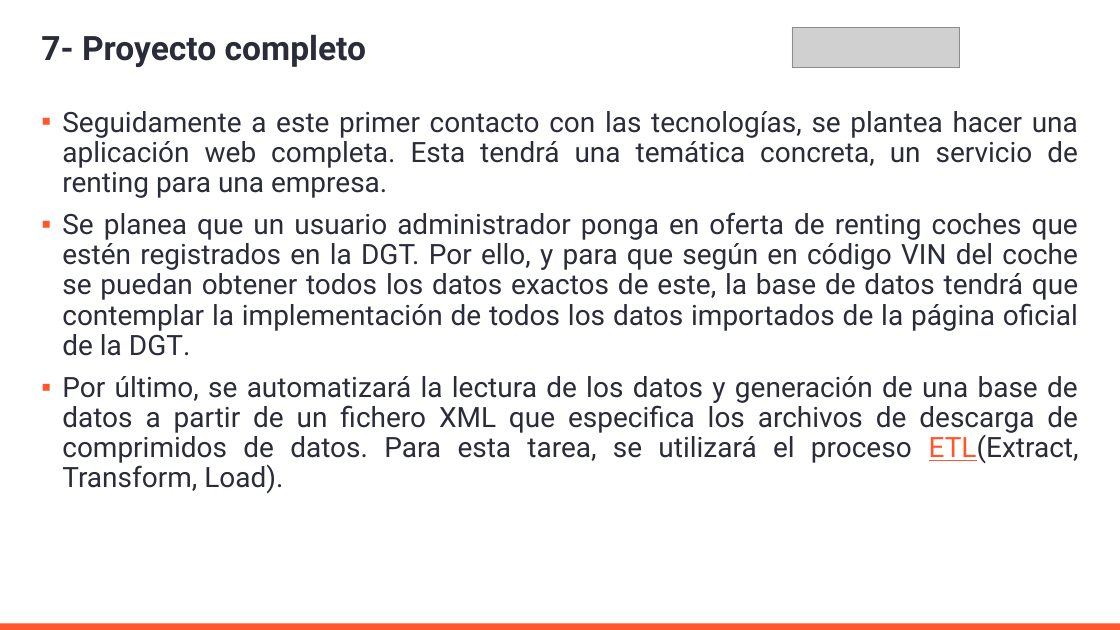
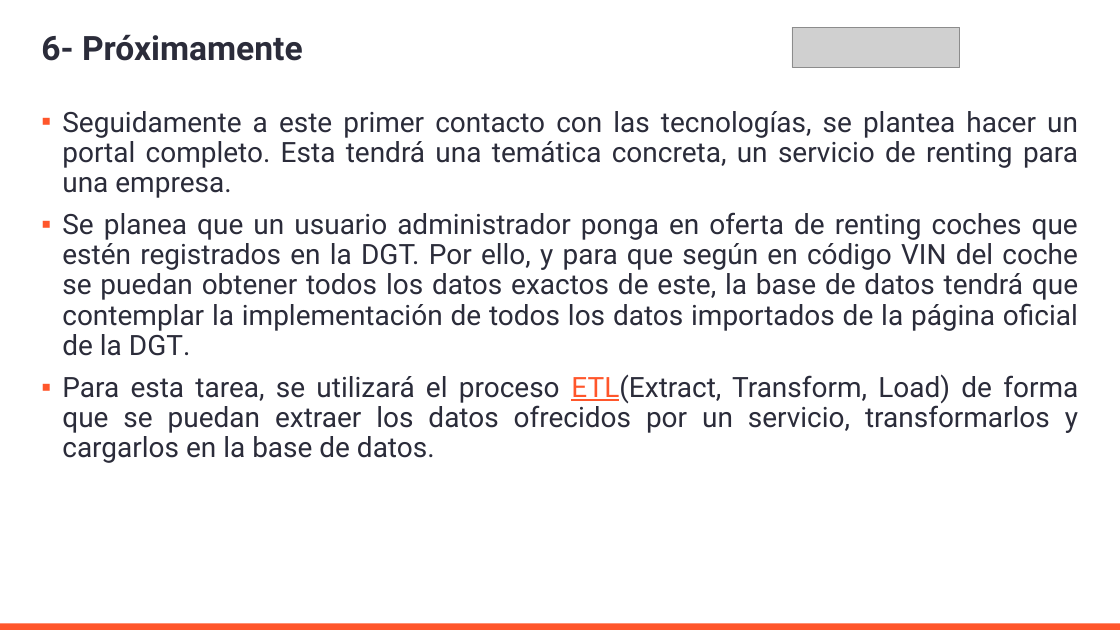
Before and after one commit to AleMedinaGarc/DotnetAPI-Practice, a slide deck: slide 12 of IniciacionDePracticasExternas.pptx (slide 13 before the commit). Drawn at 1120x630 pixels with LibreOffice and Linux fonts; fonts in the diff are those of the drawing; grey boxes stand for pictures; background and template pictures are left out. Boxes give left, top, right and bottom in pixels: in the first picture for what was removed or moved away, otherwise in the second. Text is boxed around its words. In the diff, an @@ line names an element or a change of style, - is before the commit and + after.

```diff
--- a/IniciacionDePracticasExternas.pptx
+++ b/IniciacionDePracticasExternas.pptx
@@ title at (x1=41, y1=34, x2=303, y2=61): text changed @@
-7- Proyecto completo
+6- Próximamente
@@ text at (x1=62, y1=111, x2=1078, y2=198): text changed @@
-▪ Seguidamente a este primer contacto con las tecnologías, se plantea hacer una aplicación web completa. Esta tendrá una temática concreta, un servicio de renting para una empresa.
+▪ Seguidamente a este primer contacto con las tecnologías, se plantea hacer un portal completo. Esta tendrá una temática concreta, un servicio de renting para una empresa.
@@ text at (x1=62, y1=374, x2=1078, y2=463): text changed @@
-▪ Por último, se automatizará la lectura de los datos y generación de una base de datos a partir de un fichero XML que especifica los archivos de descarga de comprimidos de datos. Para esta tarea, se utilizará el proceso ETL(Extract, Transform, Load).
+▪ Para esta tarea, se utilizará el proceso ETL(Extract, Transform, Load) de forma que se puedan extraer los datos ofrecidos por un servicio, transformarlos y cargarlos en la base de datos.
```
Also in this commit, not shown: 10 other slides changed, 1 slide removed, 5 other files.
